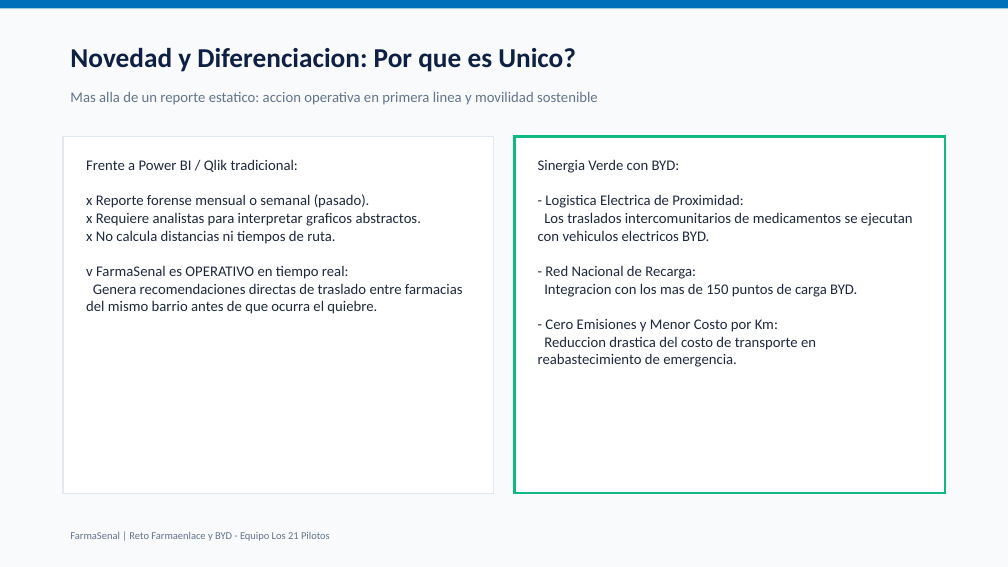
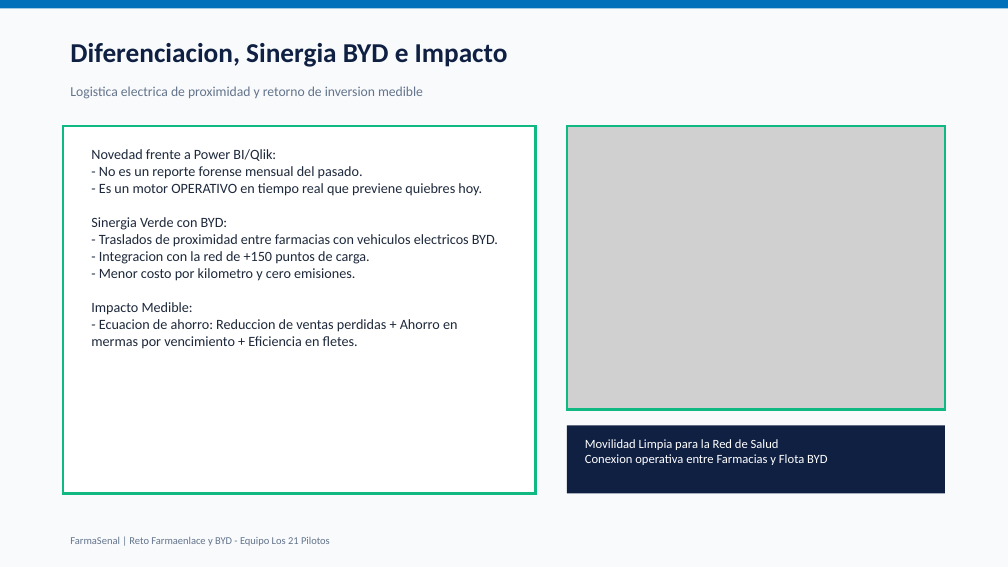
Before and after one commit to alfonso1031/Hackathon-ConnectatVentures-2026-Los21Pilotos, a slide deck: slide 5 of docs/FarmaSenal_Pitch_Presentacion.pptx (slide 6 before the commit). Drawn at 1008x567 pixels with LibreOffice and Linux fonts; fonts in the diff are those of the drawing; grey boxes stand for pictures. Boxes give left, top, right and bottom in pixels: in the first picture for what was removed or moved away, otherwise in the second. Text is boxed around its words. In the diff, an @@ line names an element or a change of style, - is before the commit and + after.

```diff
--- a/docs/FarmaSenal_Pitch_Presentacion.pptx
+++ b/docs/FarmaSenal_Pitch_Presentacion.pptx
@@ text at [70, 43, 508, 67]: text changed @@
-Novedad y Diferenciacion: Por que es Unico?
+Diferenciacion, Sinergia BYD e Impacto
@@ text at [70, 86, 423, 99]: text changed; size 14 to 13 pt @@
-Mas alla de un reporte estatico: accion operativa en primera linea y movilidad sostenible
+Logistica electrica de proximidad y retorno de inversion medible
@@ rectangle: place and size @@
-rectangle at [63, 137, 493, 494]
+rectangle at [63, 126, 535, 494]
@@ rectangle at [63, 126, 535, 494]: outline #E2E8F0 1.5 pt to #10B981 2 pt @@
@@ text at [91, 149, 498, 349]: text changed; size 14 to 13.5 pt @@
-Frente a Power BI / Qlik tradicional:
-x Reporte forense mensual o semanal (pasado).
-x Requiere analistas para interpretar graficos abstractos.
-x No calcula distancias ni tiempos de ruta.
-v FarmaSenal es OPERATIVO en tiempo real:
-Genera recomendaciones directas de traslado entre farmacias del mismo barrio antes de que ocurra el quiebre.
+Novedad frente a Power BI/Qlik:
+- No es un reporte forense mensual del pasado.
+- Es un motor OPERATIVO en tiempo real que previene quiebres hoy.
+Sinergia Verde con BYD:
+- Traslados de proximidad entre farmacias con vehiculos electricos BYD.
+- Integracion con la red de +150 puntos de carga.
+- Menor costo por kilometro y cero emisiones.
+Impacto Medible:
+- Ecuacion de ahorro: Reduccion de ventas perdidas + Ahorro en mermas por vencimiento + Eficiencia en fletes.
@@ rectangle: place and size @@
-rectangle at [515, 137, 945, 494]
+rectangle at [567, 126, 945, 410]
@@ rectangle at [567, 126, 945, 410]: fill #FFFFFF to none @@
@@ picture added at [567, 126, 945, 410] @@
@@ text removed at [538, 159, 913, 367] @@
-Sinergia Verde con BYD:
-- Logistica Electrica de Proximidad:
-Los traslados intercomunitarios de medicamentos se ejecutan con vehiculos electricos BYD.
-- Red Nacional de Recarga:
-Integracion con los mas de 150 puntos de carga BYD.
-- Cero Emisiones y Menor Costo por Km:
-Reduccion drastica del costo de transporte en reabastecimiento de emergencia.
@@ rectangle added at [567, 425, 945, 493], fill #0F2042 @@
@@ text added at [585, 439, 827, 465], 12 pt, text #FFFFFF @@
+Movilidad Limpia para la Red de Salud
+Conexion operativa entre Farmacias y Flota BYD
@@ text "FarmaSenal | Reto Farmaenlace y ...": place and size @@
-text "FarmaSenal | Reto Farmaenlace y ..." at [70, 532, 330, 541]
+text "FarmaSenal | Reto Farmaenlace y ..." at [70, 537, 330, 546]
```
Also in this commit, not shown: 5 other slides changed, 2 slides removed, 3 other files.
